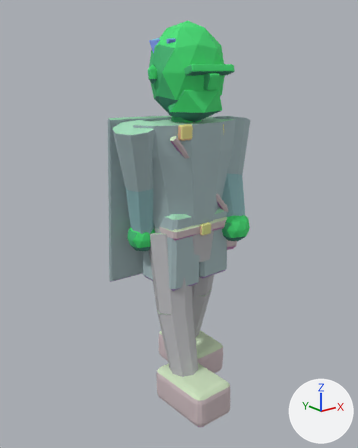
Renders of the glTF model assets/exports/npc/npc_wayfarer_contact_l_v01.glb from each side of a commit.
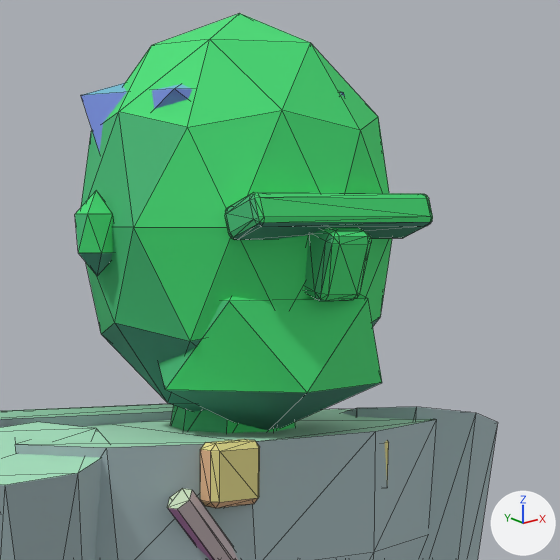
Old and new are each drawn whole from a 50 mm camera at (-1.691, -2.054, 1.843) aimed at (-0.054, -0.009, 1.025) and again close up on the part from 36% to 74% of the width and 4% to 34% of the height. The lights are fixed; the arrows at lower right show +X, +Y and +Z. The first two pictures are the older version. The close-ups show mesh edges as thin lines. Vertices at exactly the same position are counted once.

Script lines for the objects in view, before the commit:
```python
me_geo_npc_wayfarer_contact_l_v01 = bpy.data.meshes.new('GEO_npc_wayfarer_contact_l_v01')
me_geo_npc_wayfarer_contact_l_v01.from_pydata(...)  # 890 vertices, 1656 faces; spans x -0.44..0.47, y -0.43..0.31, z 0.0..2.07
me_geo_npc_wayfarer_contact_l_v01.materials.append(mat_mat_npc_indexed)
ob_geo_npc_wayfarer_contact_l_v01 = bpy.data.objects.new('GEO_npc_wayfarer_contact_l_v01', me_geo_npc_wayfarer_contact_l_v01)
ob_geo_npc_wayfarer_contact_l_v01.location = (0.0, 0.0, 0.0)
```
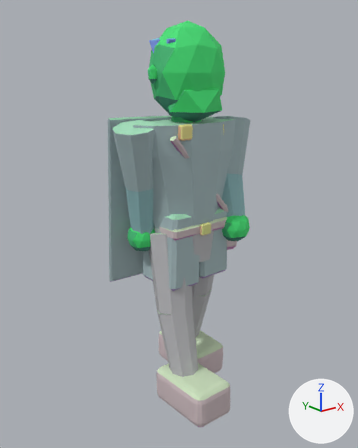
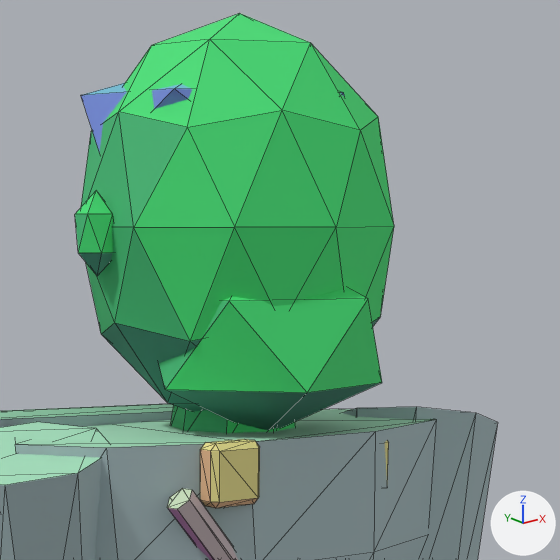
The change in detail:
me_geo_npc_wayfarer_contact_l_v01 is used by ob_geo_npc_wayfarer_contact_l_v01; location (0.0, 0.0, 0.0).
me_geo_npc_wayfarer_contact_l_v01 had 890 vertices, 1656 faces and spanned x -0.44..0.47, y -0.43..0.31, z 0.0..2.07.
me_geo_npc_wayfarer_contact_l_v01 now has 778 vertices, 1440 faces and spans x -0.44..0.47, y -0.43..0.31, z 0.0..2.07.
me_geo_npc_wayfarer_contact_l_v01 part 1: the loose piece of 56 vertices spanning x -0.14..0.14, y -0.21..-0.15, z 1.81..1.86 is deleted.
me_geo_npc_wayfarer_contact_l_v01 part 2: the loose piece of 56 vertices spanning x -0.03..0.03, y -0.22..-0.15, z 1.74..1.83 is deleted.

Changed parts and their boxes (x1, y1, x2, y2) in the close-ups (560 x 560 px):
part 1 of me_geo_npc_wayfarer_contact_l_v01, deleted (green): before (225, 192, 433, 240)
part 2 of me_geo_npc_wayfarer_contact_l_v01, deleted (green): before (304, 228, 371, 301)
